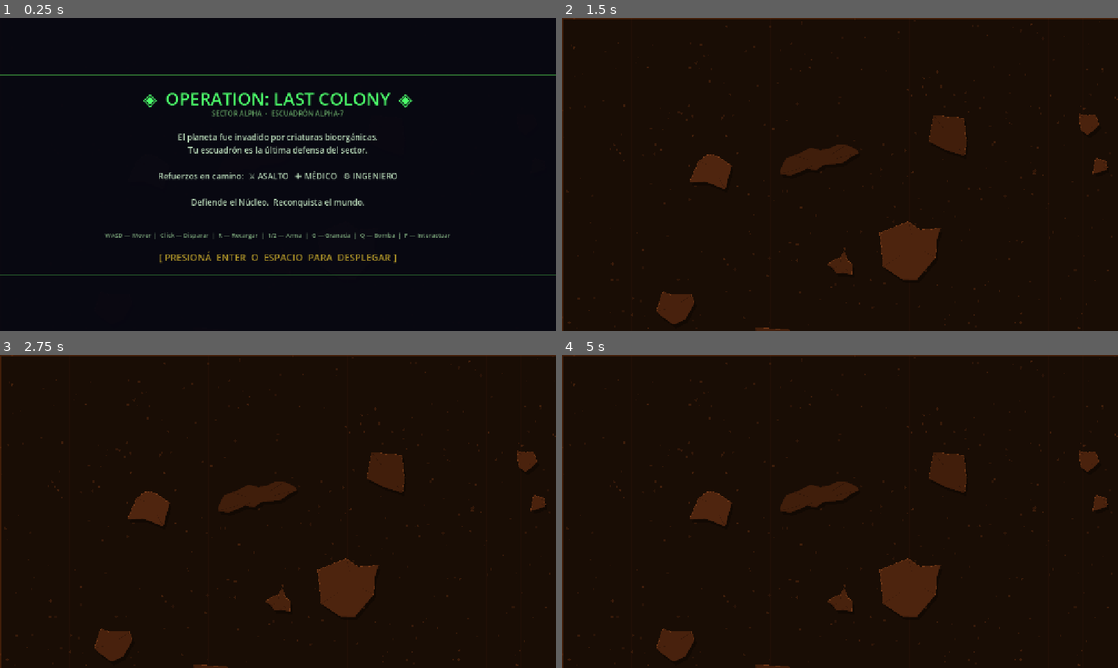
Above: before the commit, frames 1-4 (two rows, left to right).
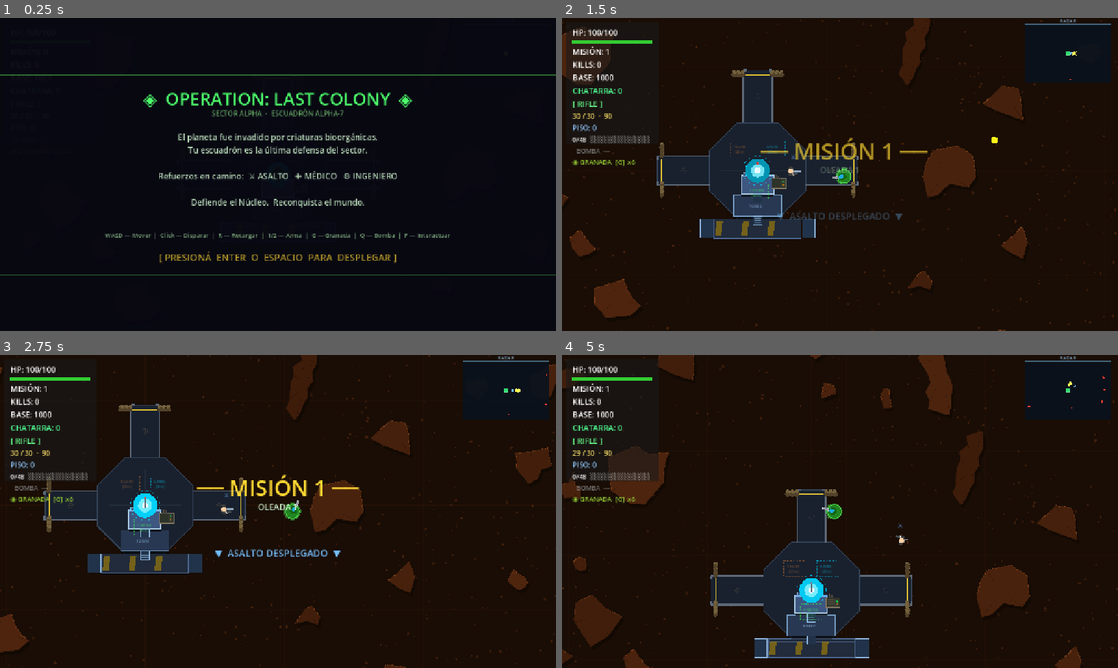
Above: after the commit, the same moments.

Repository: enriquecordero/last-colony
Game: Godot game, scene res://scenes/main.tscn
The game is run twice, just before and just after one commit, with the same random seed, the same clock (stepped at 60 frames per second) and the same inputs. This scene is started directly instead of the project's main scene.
Inputs (mouse positions are in pixels of both pictures, inside the frame that each line leads up to):
- Up to frame 1 (0.25 s): no input
- Up to frame 2 (1.5 s): tap Enter at 0.5, 1.35 s; move the mouse to (962, 158) at 0.52 s; hold Right (ui_right) 0.53-1.28 s; tap R at 0.6 s; click (962, 158) at 0.67 s; tap Space at 0.77 s; move the mouse to (728, 190) at 1.27 s; hold Down (ui_down) from 1.28 s (still down)
- Up to frame 3 (2.75 s): tap Space at 1.52 s; move the mouse to (333, 442) at 2.02 s; release Down (ui_down) at 2.03 s; hold Right (ui_right) from 2.03 s (still down); tap Keypad Enter at 2.1 s
- Up to frame 4 (5 s): move the mouse to (812, 574) at 2.77 s; release Right (ui_right) at 2.78 s; hold Up (ui_up) 2.78-3.53 s; tap B at 2.85 s; click (812, 574) at 2.92 s; tap Space at 3.02, 3.77, 4.52 s; move the mouse to (1006, 558) at 3.52 s; hold Left (ui_left) from 3.53 s (still down); tap T at 3.6 s; move the mouse to (673, 464) at 4.27 s; tap N at 4.35 s

The runs differ from the first frame. In frame 2, 19% of the frame differs, in the area x 0-100%, y 0-100%; in frame 3, 19%; in frame 4, 20%.
Error before the commit: Parse Error: Cannot infer the type of "n_bl" variable because the value doesn't have a set type. (res://scripts/fortress.gd:343)
Error after the commit: Cannot call method 'queue_free' on a null value. (res://scripts/main.gd:423)

Commit message:
Fix parser error: explicit Vector2 types for untyped array element vars
`:=` type inference fails when the RHS involves an element from an untyped
Array (returns Variant). Replaced `:=` with explicit `var x: Vector2`
declarations for all arm polygon point variables in _draw_arm_walls().

Co-Authored-By: Claude Sonnet 4.6 <noreply@anthropic.com>

Diff:
--- a/scripts/fortress.gd
+++ b/scripts/fortress.gd
@@ -340,30 +340,30 @@
 	var gp := global_position
 
 	var arm_n: Array = arm_polygons["N"]
-	var n_bl := arm_n[0] - gp
-	var n_tl := arm_n[1] - gp
-	var n_tr := arm_n[2] - gp
-	var n_br := arm_n[3] - gp
+	var n_bl: Vector2 = arm_n[0] - gp
+	var n_tl: Vector2 = arm_n[1] - gp
+	var n_tr: Vector2 = arm_n[2] - gp
+	var n_br: Vector2 = arm_n[3] - gp
 	draw_line(n_tl, n_bl, COL_WALL_EDGE, 4.0)
 	draw_line(n_tr, n_br, COL_WALL_EDGE, 4.0)
 	draw_line(n_tl, n_tl + Vector2(8,  0),  COL_WALL_EDGE, 4.0)
 	draw_line(n_tr, n_tr + Vector2(-8, 0),  COL_WALL_EDGE, 4.0)
 
 	var arm_e: Array = arm_polygons["E"]
-	var e_tl := arm_e[0] - gp
-	var e_tr := arm_e[1] - gp
-	var e_br := arm_e[2] - gp
-	var e_bl := arm_e[3] - gp
+	var e_tl: Vector2 = arm_e[0] - gp
+	var e_tr: Vector2 = arm_e[1] - gp
+	var e_br: Vector2 = arm_e[2] - gp
+	var e_bl: Vector2 = arm_e[3] - gp
 	draw_line(e_tl, e_tr, COL_WALL_EDGE, 4.0)
 	draw_line(e_bl, e_br, COL_WALL_EDGE, 4.0)
 	draw_line(e_tr, e_tr + Vector2(0,  8),  COL_WALL_EDGE, 4.0)
 	draw_line(e_br, e_br + Vector2(0, -8),  COL_WALL_EDGE, 4.0)
 
 	var arm_w: Array = arm_polygons["W"]
-	var w_tl := arm_w[0] - gp
-	var w_tr := arm_w[1] - gp
-	var w_br := arm_w[2] - gp
-	var w_bl := arm_w[3] - gp
+	var w_tl: Vector2 = arm_w[0] - gp
+	var w_tr: Vector2 = arm_w[1] - gp
+	var w_br: Vector2 = arm_w[2] - gp
+	var w_bl: Vector2 = arm_w[3] - gp
 	draw_line(w_tl, w_tr, COL_WALL_EDGE, 4.0)
 	draw_line(w_bl, w_br, COL_WALL_EDGE, 4.0)
 	draw_line(w_tl, w_tl + Vector2(0,  8),  COL_WALL_EDGE, 4.0)
